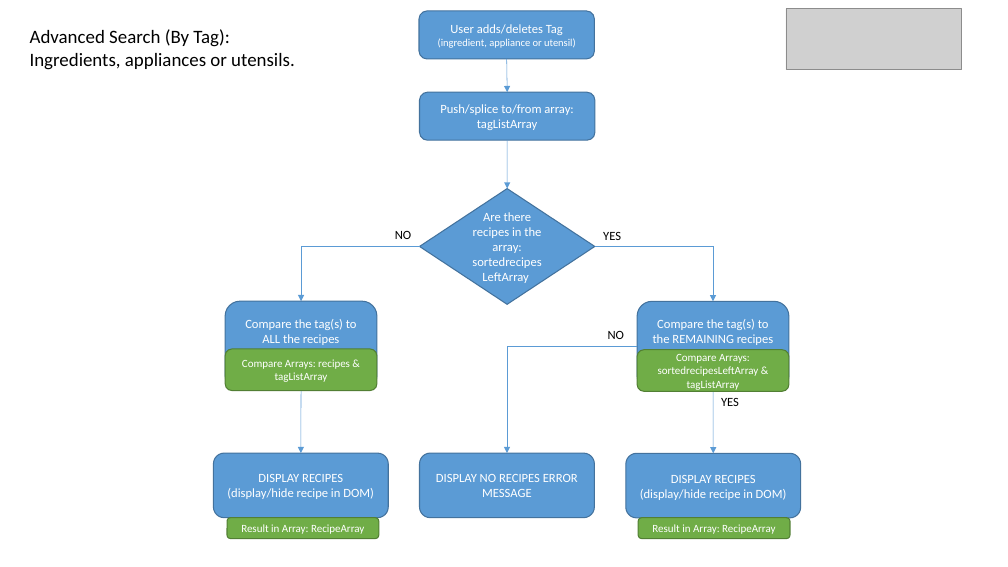
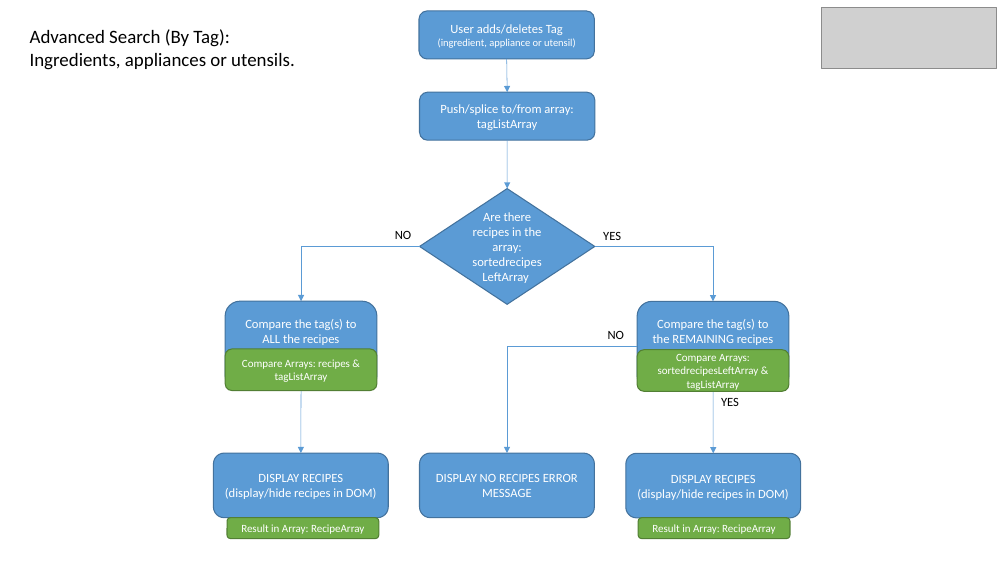
Before and after one commit to Stevens-Mark/LesPetitsPlats, a slide deck: slide 3 of Testing Results & functionality repot/flowchaw charts of the program logic.pptx. Drawn at 1008x567 pixels with LibreOffice and Linux fonts; fonts in the diff are those of the drawing; grey boxes stand for pictures. Boxes give left, top, right and bottom in pixels: in the first picture for what was removed or moved away, otherwise in the second. Text is boxed around its words. In the diff, an @@ line names an element or a change of style, - is before the commit and + after.

Commit message:
presentation update

```diff
--- a/Testing Results & functionality repot/flowchaw charts of the program logic.pptx
+++ b/Testing Results & functionality repot/flowchaw charts of the program logic.pptx
@@ picture moved from (x1=786, y1=9, x2=962, y2=70) to (x1=821, y1=8, x2=997, y2=69) @@
@@ text in rounded rectangle at (x1=225, y1=488, x2=377, y2=499): text changed @@
-(display/hide recipe in DOM)
+(display/hide recipes in DOM)
@@ text in rounded rectangle at (x1=637, y1=489, x2=789, y2=500): text changed @@
-(display/hide recipe in DOM)
+(display/hide recipes in DOM)
```
Also in this commit, not shown: 7 other slides changed, 8 other files.
